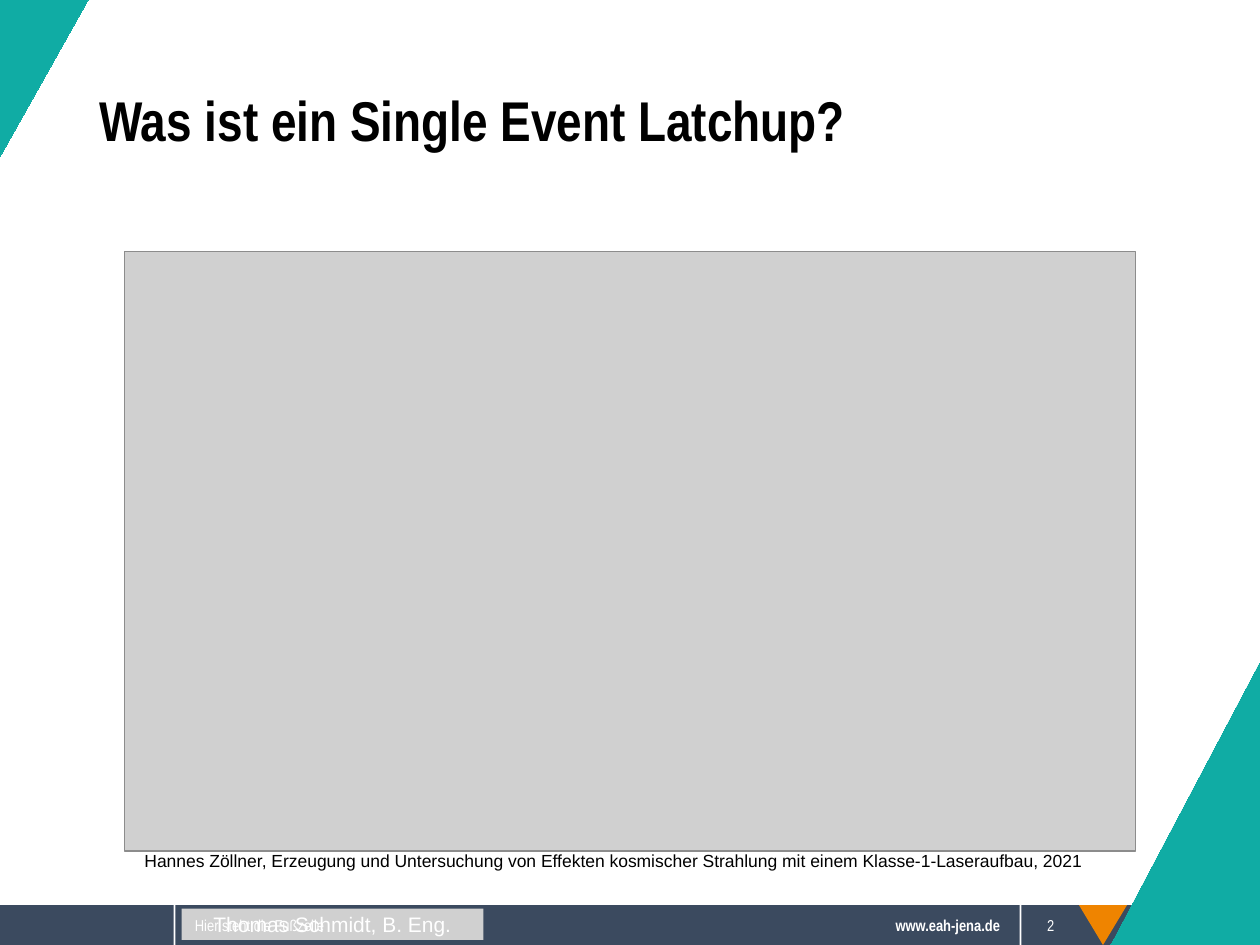
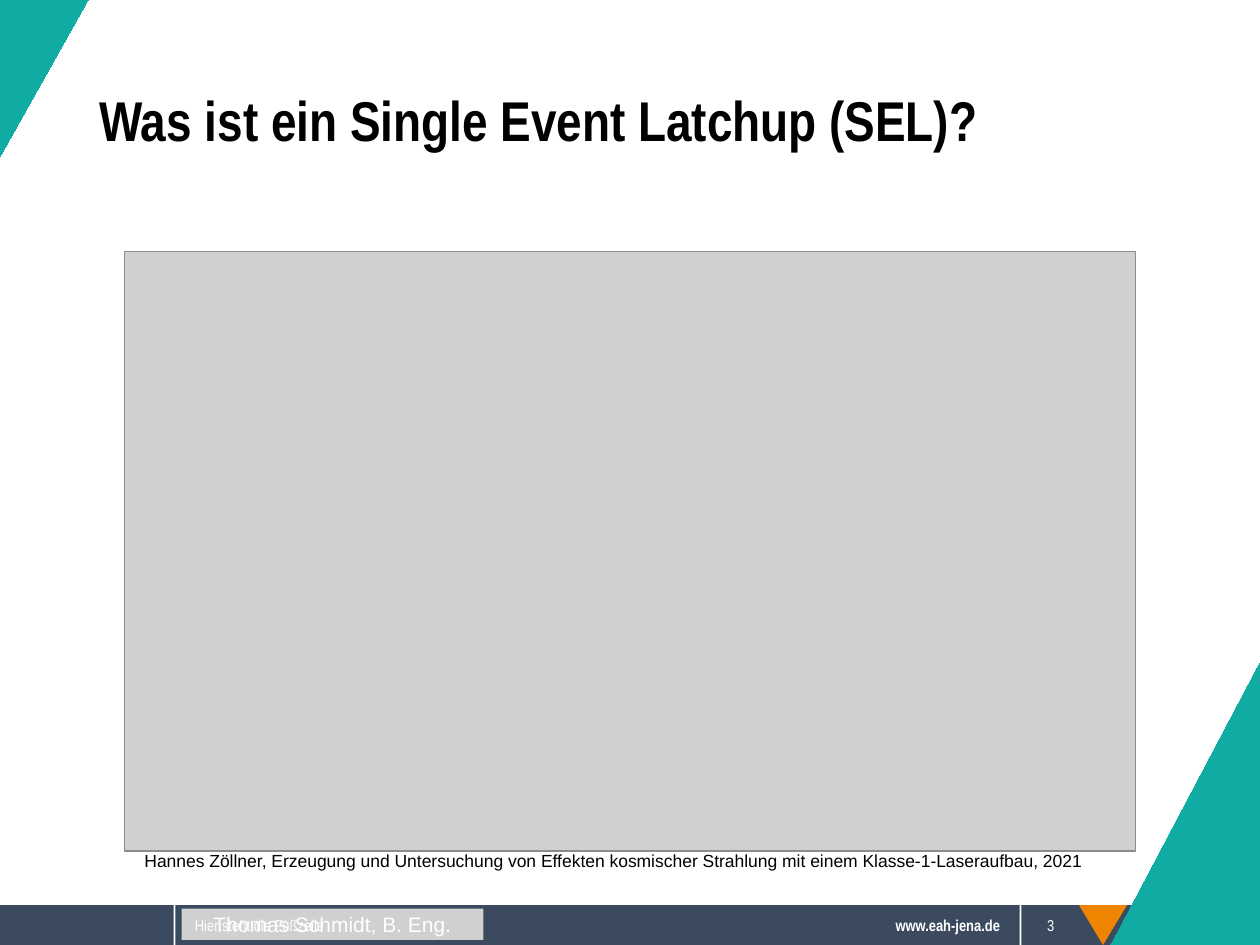
Before and after one commit to Sappy5053/Komplexpraktikum, a slide deck: slide 3 of Präsentation.odp (slide 2 before the commit). Drawn at 1260x945 pixels with LibreOffice and Linux fonts; fonts in the diff are those of the drawing; grey boxes stand for pictures; background and template pictures are left out. Boxes give left, top, right and bottom in pixels: in the first picture for what was removed or moved away, otherwise in the second. Text is boxed around its words. In the diff, an @@ line names an element or a change of style, - is before the commit and + after.

```diff
--- a/Präsentation.odp
+++ b/Präsentation.odp
@@ title at <box>99,100,977,151</box>: text changed @@
-Was ist ein Single Event Latchup?
+Was ist ein Single Event Latchup (SEL)?
@@ page number at <box>1047,920,1054,931</box>: text changed @@
-2
+3
```
Also in this commit, not shown: 14 other slides changed, 1 slide added.
